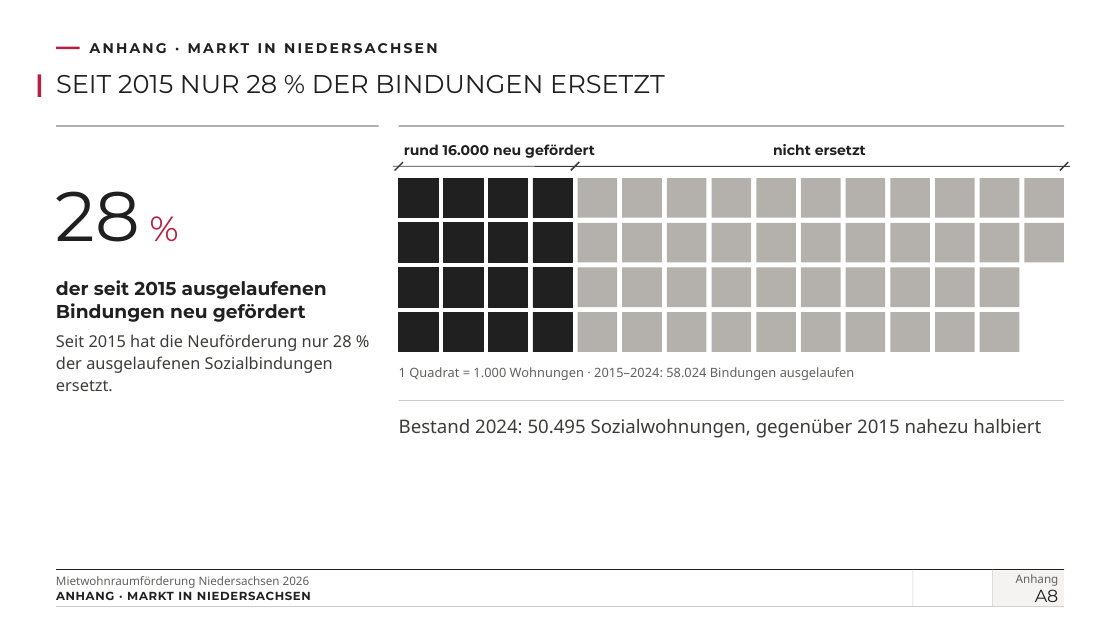
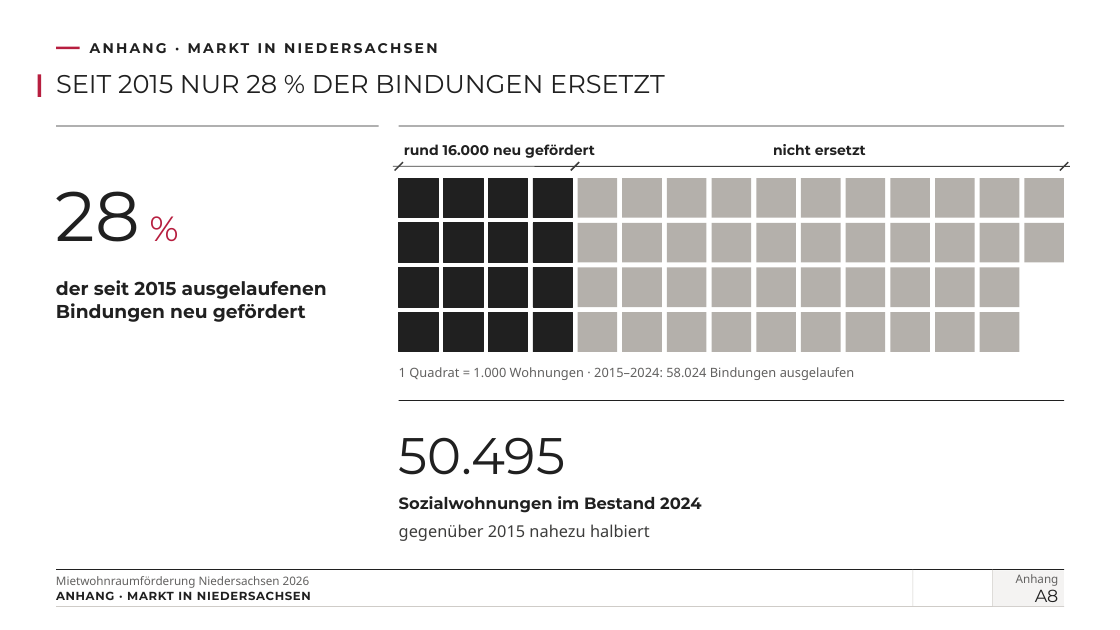
Before and after one commit to vgedaschko/NBank, a slide deck: slide 27 of praesentation/dist/PGN-Mietwohnraumfoerderung-Niedersachsen-2026-Vortrag.pptx. Drawn at 1120x630 pixels with LibreOffice and Linux fonts; fonts in the diff are those of the drawing; background and template pictures are left out. Boxes give left, top, right and bottom in pixels: in the first picture for what was removed or moved away, otherwise in the second. Text is boxed around its words. In the diff, an @@ line names an element or a change of style, - is before the commit and + after.

```diff
--- a/praesentation/dist/PGN-Mietwohnraumfoerderung-Niedersachsen-2026-Vortrag.pptx
+++ b/praesentation/dist/PGN-Mietwohnraumfoerderung-Niedersachsen-2026-Vortrag.pptx
@@ text removed at (56,334,352,391) @@
-Seit 2015 hat die Neuförderung nur 28 % der ausgelaufenen Sozialbindungen ersetzt.
@@ line (399, 401) - (1065, 401): stroke #CFCCC8 0.5 pt to #202020 0.75 pt @@
@@ text added at (399,437,566,475), 44 pt, text #202020 @@
+50.495
@@ text added at (399,496,701,513), 14 pt, text #202020, bold @@
+Sozialwohnungen im Bestand 2024
@@ text at (399,524,650,541): text changed; size 16 to 14 pt @@
-Bestand 2024: 50.495 Sozialwohnungen, gegenüber 2015 nahezu halbiert
+gegenüber 2015 nahezu halbiert
```
Also in this commit, not shown: 24 other slides changed, 43 other files.
